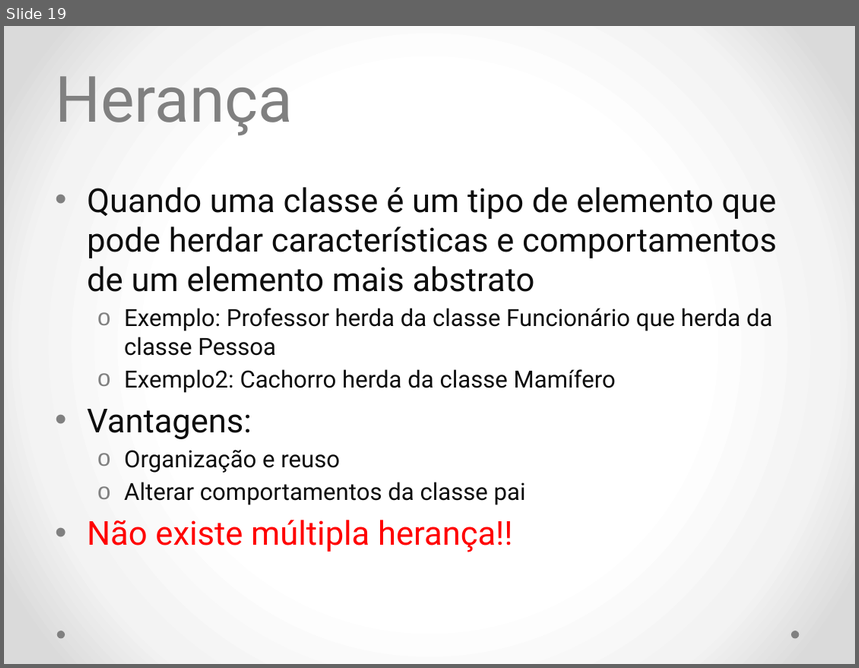
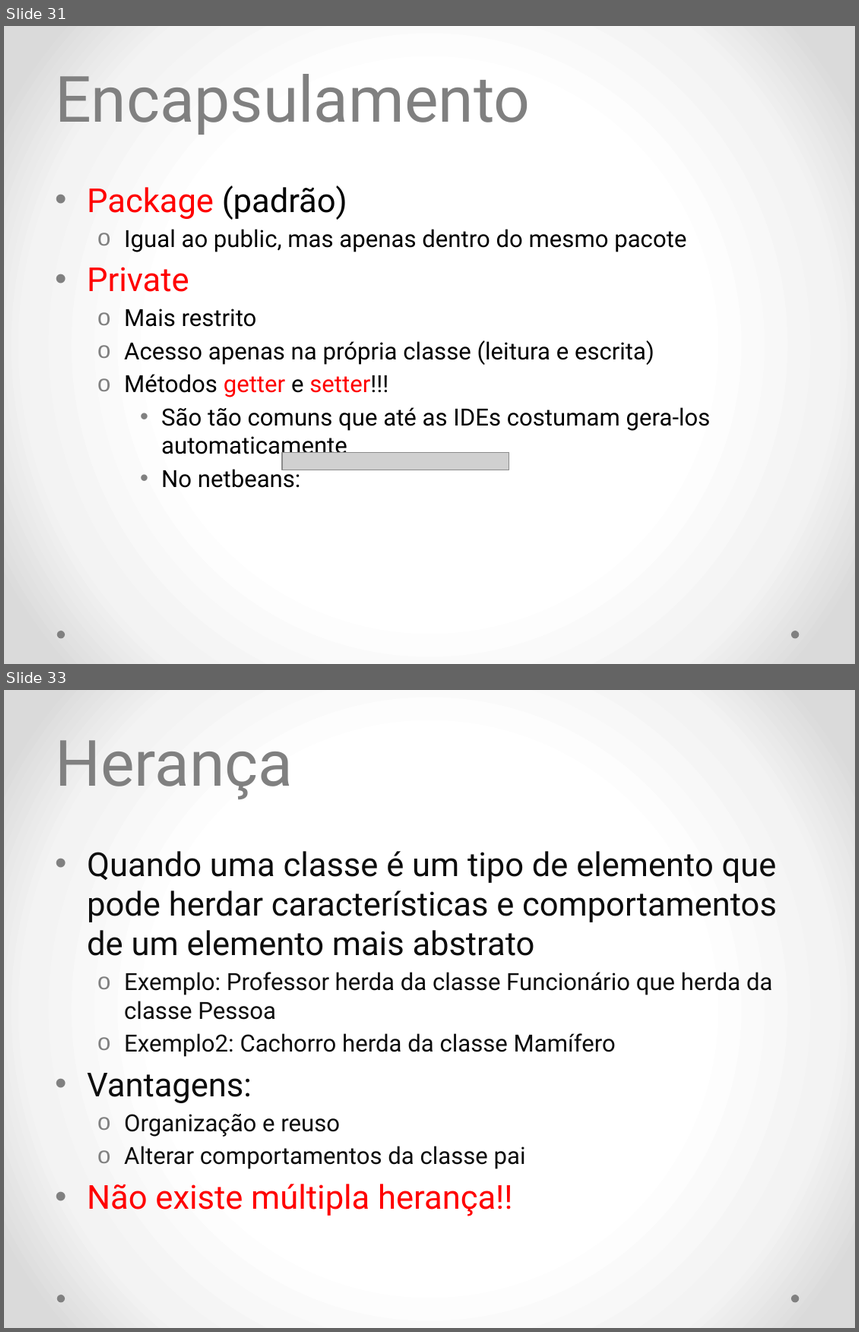
Before and after one commit to diogosm/cetam-lpoo-1, a slide deck: slides/aula 2.pptx. Shown one above the other, each under a label of ours: slide 19 before the commit, slides 31 and 33 after it; the slides between them are not shown. The pictures are 859x668 and 859x1332 pixels, drawn with LibreOffice and Linux fonts; fonts in the diff are those of the drawing; grey boxes stand for pictures; background and template pictures are left out. Boxes give left, top, right and bottom in pixels: in the first picture for what was removed or moved away, otherwise in the second. Text is boxed around its words. In the diff, an @@ line names an element or a change of style, - is before the commit and + after.

```diff
--- a/slides/aula 2.pptx
+++ b/slides/aula 2.pptx
@@ slide 31 added at bbox=[4, 26, 855, 664], background picture (left out); not listed: 2 template elements that a slide beside it also shows @@
@@ title added at bbox=[55, 74, 530, 135], 54 pt, text #808080 @@
+Encapsulamento
@@ text added at bbox=[87, 186, 711, 488], 20 pt, text #000000 @@
+• Package (padrão)
+  o Igual ao public, mas apenas dentro do mesmo pacote
+• Private
+  o Mais restrito
+  o Acesso apenas na própria classe (leitura e escrita)
+  o Métodos getter e setter!!!
+    • São tão comuns que até as IDEs costumam gera-los automaticamente
+    • No netbeans:
@@ picture added at bbox=[282, 452, 509, 471] @@
@@ what was slide 19 is now slide 33 @@
```
Also in this commit, not shown: 4 slides changed, 17 other slides added, 1 other file.
